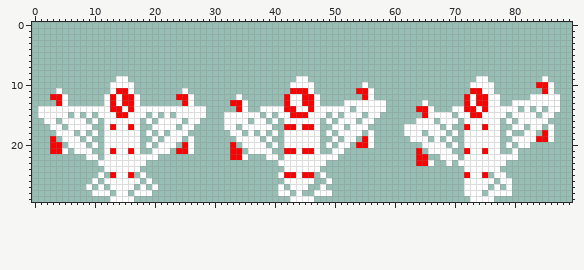
Sprite sheet -- png/ship.png. The picture above was drawn from the file before the commit.
The file is 90x30 pixels.
After the commit:
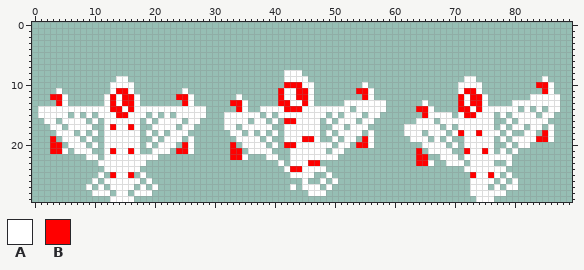
Palette (. is transparent): A #ffffff  B #ff0000
Difference:
Changed rows in their new state; - is an unchanged pixel.
first column x 41:
 8 -AAA------------------------------------
 9 -AA----------------------------AA..-----
10 -BBB--------------------------AA--..----
11 BAA---------------------------AB-A..----
12 BA-B-A.-----------------------BAB-A..---
13 B----A.-----------------------BAB-A..---
14 ---B-A-----------------------.B-ABA-----
15 --AAA--------------------------B-A--.---
16 -BB---------------------------A-----.---
17 -AA-AA------------------------AA--A-.A--
18 ------------------------------B--B------
19 ----BB------------------------------.A--
20 -BB----A----------------------------.---
21 -.A-AA-A----------------------------.A--
22 -.-------------------------------------.
23 -.---BB.---------------------A-.----..A-
24 --BB---A-----------------------------A--
25 ..A-AA-.A----------------------.B-AB-.A-
26 -...-.-A.A---------------------.------.A
27 .--.-AA.A----------------------.-------A
28 ..-.-A--.----------------------.--A---.-
29 --....--------------------------.-------
